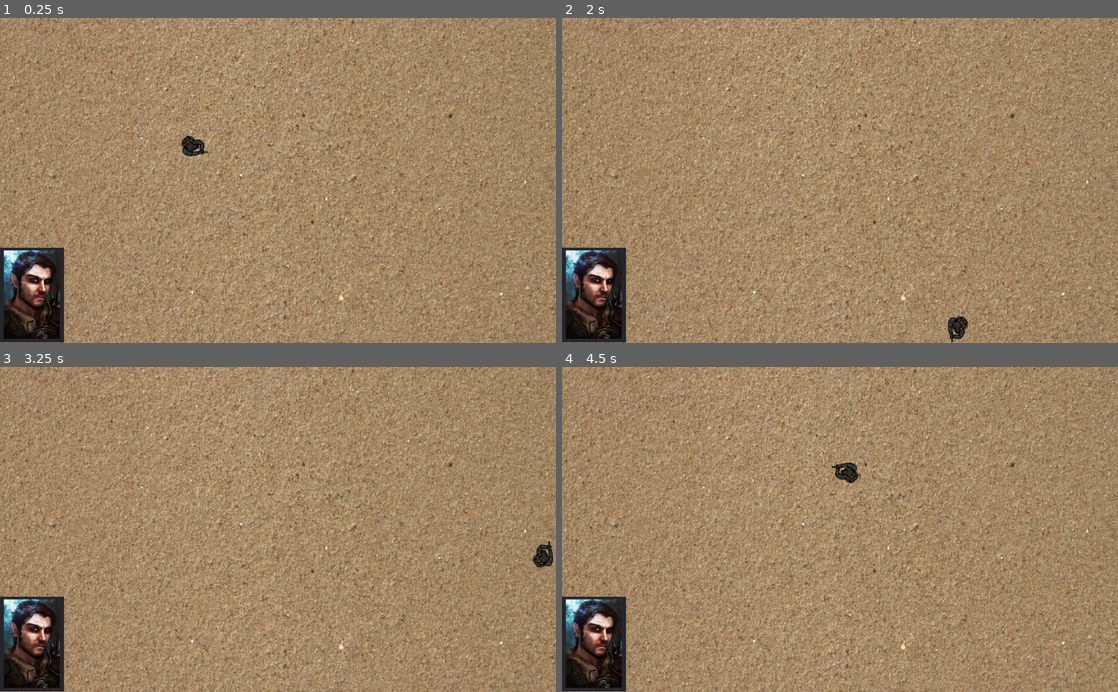
Above: before the commit, frames 1-4 (two rows, left to right).
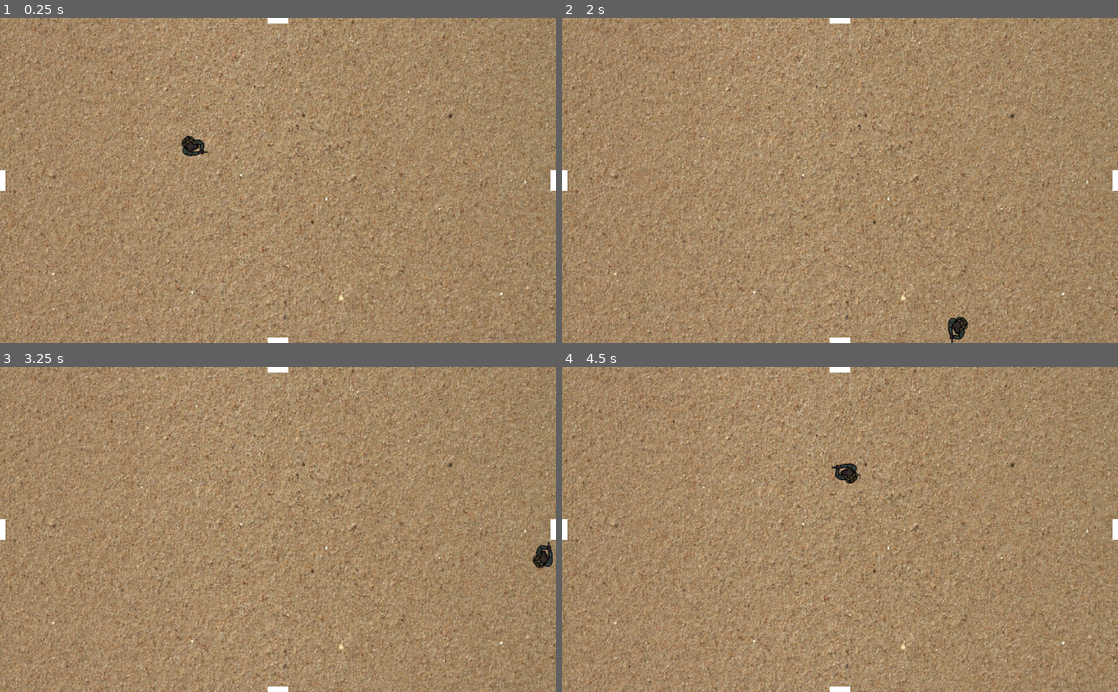
Above: after the commit, the same moments.

Repository: HunterJKavanagh/jankyard
Game: Godot game, scene res://Scenes/main/Main.tscn
Two runs of this game, one before a commit and one after it. Both use one fixed random seed, a clock stepped at 60 frames per second and the inputs below. Before the commit the project starts from res://Main.tscn.
Inputs:
- Up to frame 1 (0.25 s): no input
- Up to frame 2 (2 s): tap Enter at 0.5 s; hold D (right) 0.53-1.28 s; hold S (down) from 1.28 s (still down)
- Up to frame 3 (3.25 s): release S (down) at 2.03 s; hold D (right) 2.03-2.78 s; hold W (up) from 2.78 s (still down)
- Up to frame 4 (4.5 s): release W (up) at 3.53 s; hold A (left) from 3.53 s (still down)

The runs differ from the first frame. In frame 1, 3.6% of the frame differs, in the area x 0-100%, y 0-100%; in frame 2, 3.6%; in frame 3, 3.6%; in frame 4, 3.7%.

Commit message:
Update
Organized files and some other stuff.

Diff:
--- a/Jankyard/Door.gd
+++ /dev/null
@@ -1,18 +0,0 @@
-extends StaticBody2D
-
-
-# Declare member variables here. Examples:
-# var a = 2
-# var b = "text"
-
-
-# Called when the node enters the scene tree for the first time.
-func _ready():
-	pass # Replace with function body.
-
-
-# Called every frame. 'delta' is the elapsed time since the previous frame.
-func _process(delta):
-	var coll = get_collision_exceptions()
-
-	#print(coll)
--- a/Jankyard/Level1.tscn
+++ /dev/null
@@ -1,10 +0,0 @@
-[gd_scene load_steps=2 format=2]
-
-[ext_resource path="res://Sand beach soil ground shore desert texture ver 3.jpg" type="Texture" id=1]
-
-[node name="Level 1" type="Node2D"]
-
-[node name="Sand beach soil ground shore desert texture ver 3" type="Sprite" parent="."]
-scale = Vector2( 0.852996, 0.952738 )
-texture = ExtResource( 1 )
-centered = false
--- a/Jankyard/Main.tscn
+++ /dev/null
@@ -1,46 +0,0 @@
-[gd_scene load_steps=6 format=2]
-
-[ext_resource path="res://Level1.tscn" type="PackedScene" id=1]
-[ext_resource path="res://Player.tscn" type="PackedScene" id=2]
-[ext_resource path="res://UI.tscn" type="PackedScene" id=3]
-[ext_resource path="res://IWall.tscn" type="PackedScene" id=4]
-[ext_resource path="res://Door.tscn" type="PackedScene" id=5]
-
-[node name="Main" type="Node2D"]
-
-[node name="Map" type="Node2D" parent="."]
-
-[node name="Level 1" parent="Map" instance=ExtResource( 1 )]
-
-[node name="Player" parent="." instance=ExtResource( 2 )]
-position = Vector2( 356.368, 234.053 )
-scale = Vector2( 0.25, 0.25 )
-
-[node name="IWall" parent="." instance=ExtResource( 4 )]
-position = Vector2( -24.38, 372.12 )
-scale = Vector2( -2.31928, 52.83 )
-
-[node name="IWall2" parent="." instance=ExtResource( 4 )]
-position = Vector2( 588.131, -24.0327 )
-rotation = 1.5708
-scale = Vector2( -2.31928, 52.83 )
-
-[node name="IWall3" parent="." instance=ExtResource( 4 )]
-position = Vector2( 569.309, 622.153 )
-rotation = 1.5708
-scale = Vector2( -2.31928, 52.83 )
-
-[node name="IWall4" parent="." instance=ExtResource( 4 )]
-position = Vector2( 1047.49, 287.59 )
-scale = Vector2( -2.31928, 52.83 )
-
-[node name="UI" parent="." instance=ExtResource( 3 )]
-
-[node name="Door" parent="." instance=ExtResource( 5 )]
-position = Vector2( 547.005, 10.9375 )
-
-[node name="CollisionShape2D" parent="Door" index="0"]
-position = Vector2( 27.9775, 0.902527 )
-[connection signal="body_entered" from="Door" to="Player" method="_on_Door_body_entered"]
-
-[editable path="Door"]
--- a/Jankyard/UI.tscn
+++ b/Jankyard/Scenes/UI/UI.tscn
@@ -1,6 +1,7 @@
 [gd_scene load_steps=2 format=2]
 
-[ext_resource path="res://download.jpg" type="Texture" id=1]
+[ext_resource path="res://Assests/download.jpg" type="Texture" id=1]
+
 
 [node name="UI" type="Control"]
 anchor_right = 1.0
--- a/Jankyard/Door.tscn
+++ b/Jankyard/Scenes/level/Door.tscn
@@ -7,3 +7,6 @@
 
 [node name="CollisionShape2D" type="CollisionShape2D" parent="."]
 shape = SubResource( 1 )
+
+[node name="Polygon2D" type="Polygon2D" parent="."]
+polygon = PoolVector2Array( -19.2375, -9.86208, -19.327, 9.98163, 19.3762, 9.91729, 19.2769, -9.99337 )
--- /dev/null
+++ b/Jankyard/Scenes/level/Level.gd
@@ -0,0 +1,27 @@
+extends Node2D
+
+const lib = preload("res://lib.gd")
+
+signal door_entered
+
+func _ready():
+	pass
+
+func _process(delta):
+	pass
+
+
+func _on_DoorU_body_entered(body):
+	emit_signal("door_entered", lib.DOOR.up)
+
+
+func _on_DoorD_body_entered(body):
+	emit_signal("door_entered", lib.DOOR.down)
+
+
+func _on_DoorL_body_entered(body):
+	emit_signal("door_entered", lib.DOOR.left)
+
+
+func _on_DoorR_body_entered(body):
+	emit_signal("door_entered", lib.DOOR.right)
--- /dev/null
+++ b/Jankyard/Scenes/level/Level.tscn
@@ -0,0 +1,50 @@
+[gd_scene load_steps=5 format=2]
+
+[ext_resource path="res://Assests/Sand beach soil ground shore desert texture ver 3.jpg" type="Texture" id=1]
+[ext_resource path="res://Scenes/level/IWall.tscn" type="PackedScene" id=2]
+[ext_resource path="res://Scenes/level/Door.tscn" type="PackedScene" id=3]
+[ext_resource path="res://Scenes/level/Level.gd" type="Script" id=4]
+
+[node name="Level" type="Node2D"]
+script = ExtResource( 4 )
+
+[node name="Floor" type="Sprite" parent="."]
+scale = Vector2( 0.852996, 0.952738 )
+texture = ExtResource( 1 )
+centered = false
+
+[node name="IWallL" parent="." instance=ExtResource( 2 )]
+position = Vector2( 0, 300 )
+scale = Vector2( 0.1, 25.6 )
+
+[node name="IWallR" parent="." instance=ExtResource( 2 )]
+position = Vector2( 1024, 300 )
+scale = Vector2( 0.1, 25.6 )
+
+[node name="IWallU" parent="." instance=ExtResource( 2 )]
+position = Vector2( 512, 0 )
+rotation = 1.5708
+scale = Vector2( 0.1, 43.75 )
+
+[node name="IWallD" parent="." instance=ExtResource( 2 )]
+position = Vector2( 512, 600 )
+rotation = 1.5708
+scale = Vector2( 0.1, 43.75 )
+
+[node name="DoorU" parent="." instance=ExtResource( 3 )]
+position = Vector2( 512, 0 )
+
+[node name="DoorD" parent="." instance=ExtResource( 3 )]
+position = Vector2( 512, 600 )
+
+[node name="DoorL" parent="." instance=ExtResource( 3 )]
+position = Vector2( 0, 300 )
+rotation = 1.5708
+
+[node name="DoorR" parent="." instance=ExtResource( 3 )]
+position = Vector2( 1024, 300 )
+rotation = 1.5708
+[connection signal="body_entered" from="DoorU" to="." method="_on_DoorU_body_entered"]
+[connection signal="body_entered" from="DoorD" to="." method="_on_DoorD_body_entered"]
+[connection signal="body_entered" from="DoorL" to="." method="_on_DoorL_body_entered"]
+[connection signal="body_entered" from="DoorR" to="." method="_on_DoorR_body_entered"]
--- /dev/null
+++ b/Jankyard/Scenes/main/Main.tscn
@@ -0,0 +1,17 @@
+[gd_scene load_steps=4 format=2]
+
+[ext_resource path="res://Scenes/UI/UI.tscn" type="PackedScene" id=1]
+[ext_resource path="res://Scenes/player/Player.tscn" type="PackedScene" id=2]
+[ext_resource path="res://Scenes/main/Map.gd" type="Script" id=3]
+
+[node name="Main" type="Node2D"]
+
+[node name="Map" type="Node2D" parent="."]
+script = ExtResource( 3 )
+
+[node name="Player" parent="." instance=ExtResource( 2 )]
+position = Vector2( 356.368, 234.053 )
+scale = Vector2( 0.25, 0.25 )
+
+[node name="UI" parent="." instance=ExtResource( 1 )]
+visible = false
--- /dev/null
+++ b/Jankyard/Scenes/main/Map.gd
@@ -0,0 +1,15 @@
+tool
+
+extends Node2D
+
+const lib = preload("res://lib.gd")
+
+onready var level = load("res://Scenes/level/Level.tscn").instance()
+
+func _ready():
+	add_child(level)
+
+	level.connect("door_entered", self, "on_level_door_entered")
+
+func on_level_door_entered(dir):
+	print(dir)
--- a/Jankyard/Player.tscn
+++ b/Jankyard/Scenes/player/Player.tscn
@@ -1,7 +1,9 @@
 [gd_scene load_steps=4 format=2]
 
-[ext_resource path="res://preview_idle.png" type="Texture" id=1]
-[ext_resource path="res://Player.gd" type="Script" id=2]
+[ext_resource path="res://Assests/preview_idle.png" type="Texture" id=1]
+[ext_resource path="res://Scenes/player/Player.gd" type="Script" id=2]
+
+
 
 [sub_resource type="CapsuleShape2D" id=1]
 radius = 97.2104
--- /dev/null
+++ b/Jankyard/lib.gd
@@ -0,0 +1 @@
+enum DOOR{up, down, left, right}
--- a/Jankyard/project.godot
+++ b/Jankyard/project.godot
@@ -16,7 +16,7 @@
 [application]
 
 config/name="Jankyard"
-run/main_scene="res://Main.tscn"
+run/main_scene="res://Scenes/main/Main.tscn"
 config/icon="res://icon.png"
 
 [input]
Renamed: Jankyard/Sand beach soil ground shore desert texture ver 3.jpg -> Jankyard/Assests/Sand beach soil ground shore desert texture ver 3.jpg
Not shown, changed: Jankyard/Assests/Sand beach soil ground shore desert texture ver 3.jpg.import
Renamed: Jankyard/bpickup.png -> Jankyard/Assests/bpickup.png
Not shown, changed: Jankyard/Assests/bpickup.png.import
Renamed: Jankyard/download.jpg -> Jankyard/Assests/download.jpg
Not shown, changed: Jankyard/Assests/download.jpg.import
Renamed: Jankyard/preview_idle.png -> Jankyard/Assests/preview_idle.png
Not shown, changed: Jankyard/Assests/preview_idle.png.import
Renamed: Jankyard/redvan.png -> Jankyard/Assests/redvan.png
Not shown, changed: Jankyard/Assests/redvan.png.import
Renamed: Jankyard/wcar.png -> Jankyard/Assests/wcar.png
Not shown, changed: Jankyard/Assests/wcar.png.import
(and 2 more such lines)
